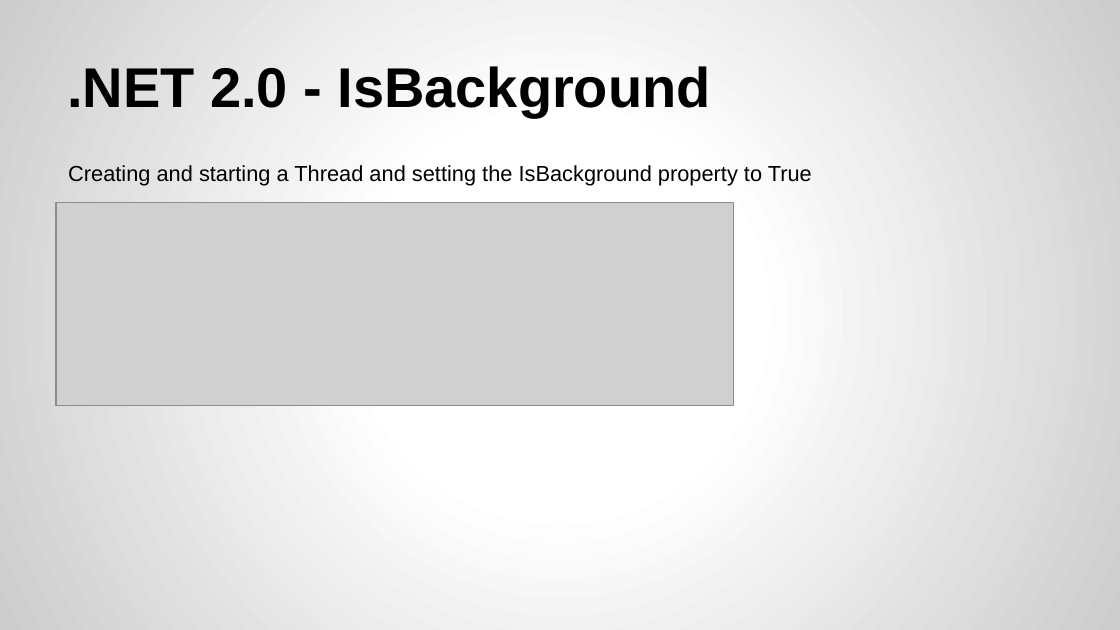
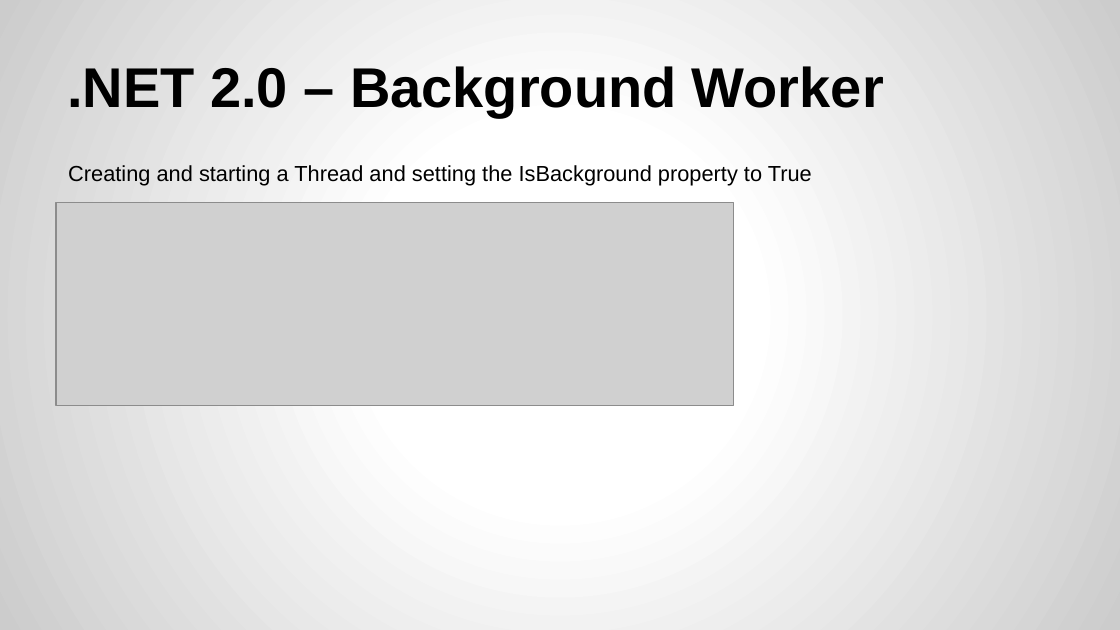
Before and after one commit to CSharpDevConnect/CSharpThreading01, a slide deck: slide 12 of C# Threading.pptx. Drawn at 1120x630 pixels with LibreOffice and Linux fonts; fonts in the diff are those of the drawing; grey boxes stand for pictures. Boxes give left, top, right and bottom in pixels: in the first picture for what was removed or moved away, otherwise in the second. Text is boxed around its words. In the diff, an @@ line names an element or a change of style, - is before the commit and + after.

```diff
--- a/C# Threading.pptx
+++ b/C# Threading.pptx
@@ title at <box>67,66,884,117</box>: text changed @@
-.NET 2.0 - IsBackground
+.NET 2.0 – Background Worker
```
Also in this commit, not shown: 6 other slides changed, 7 slides added, 2 slides removed, 2 other files.
